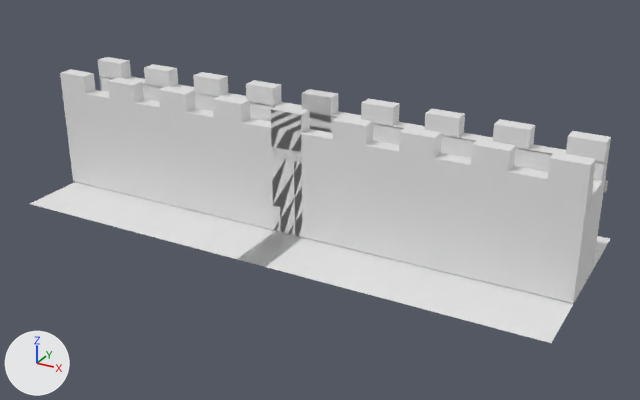
An edit to the FBX model March Death/Assets/Models/Buildings/HUMAN/WALL/HumanWallStraight.fbx, drawn before and after from the same camera.
Rendered twice from a 50 mm camera at (7.46, -19.38, 10.39) aimed at (-3.1, -0.18, 0.79). Lighting does not change. The marker at lower left points along +X, +Y and +Z. Materials are left out; every surface is plain grey. Where no turn or scale is listed for an object, it has been applied to the vertices. Vertices at the same position are counted once.

Objects in the first picture: 'BandaRoja', 'Exterior', 'Interior', 'Suelo'.
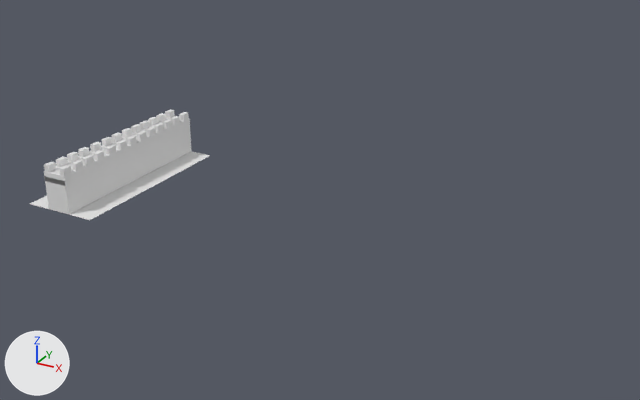
The newer file is also rescaled (x2.606), turned or shifted as a whole; pictures and numbers use the older file's frame.

The change in detail:
me_plane has 8 vertices, 2 faces and spans x -11.2..4.0, y -2.9..2.9, z 0.0.
me_plane is used by ob_suelo; location (0.0, 0.0, 0.0).
Verts and faces of me_plane; kept vertices keep their numbers, new ones are numbered from 8.
Before the commit, vertices of me_plane: 0 (-11.2, -2.9, 0.0) at pixel (29, 203), 1 (-3.2, -2.9, 0.0) at pixel (265, 266), 2 (-11.2, 2.9, 0.0), 3 (-3.2, 2.9, 0.0).
me_plane part 1: the loose piece of 4 vertices spanning x -4.0..4.0, y -2.9..2.9, z 0.0 is deleted.
Part 2, on me_plane:
Vertices deleted: 1, 3 (with the faces that use them).
New vertex 8 is at (-8.9, -2.9, 0.0), pixel (89, 220).
New vertex 9 is at (-8.9, 2.9, 0.0), pixel (210, 155).
New faces: (0, 8, 9, 2).
Mesh me_cubo_009 is new.
It has 208 vertices, 156 faces and spans x -8.4..1.0, y -39.3..1.0, z -1.0..1.0.
Mesh me_cube_008 is new.
It has 24 vertices, 20 faces and spans x -0.38..0.38, y -2.88..2.88, z -0.58..0.58.
Mesh me_cube_000 is new.
It has 102 vertices, 64 faces and spans x -0.39..0.39, y -2.88..2.88, z 0.29..0.43.
Object 'BandaRoja' (ob_bandaroja) is deleted.
Object 'Interior' (ob_interior) is deleted.
Object 'Exterior' (ob_exterior) is deleted.
Object 'Muralla_Triangulos' (ob_muralla_triangulos) is new; it shows me_cubo_009.
Its location is (-9.74, 2.7, 1.16).
Its rotation in degrees is (0, 0, 180).
Its scale is (-0.0781, -0.142, -0.206).
Object 'Muralla_Paredes' (ob_muralla_paredes) is new; it shows me_cube_008.
Its location is (-10.04, 0.0, 0.58).
Object 'Muralla_Bandera' (ob_muralla_bandera) is new; it shows me_cube_000.
Its location is (-10.04, 0.0, 0.58).

Pixel boxes (x1, y1, x2, y2) of what changed, in the pictures (640 x 400 px; the box of a moved part takes in the faces that stretch with it):
'Exterior', deleted: before (60, 57, 611, 303)
'Suelo', reshaped: before (30, 182, 610, 343); after (30, 151, 210, 220)
'BandaRoja', deleted: before (65, 106, 608, 220)
'Muralla_Paredes', added: after (44, 116, 192, 214)
'Interior', deleted: before (78, 77, 606, 303)
'Muralla_Triangulos', added: after (44, 109, 189, 176)
'Muralla_Bandera', added: after (44, 123, 190, 186)
part 1 of me_plane, deleted: before (238, 231, 610, 343)
part 2 of me_plane, moved or reshaped: before (30, 182, 301, 267); after (30, 151, 210, 220)
